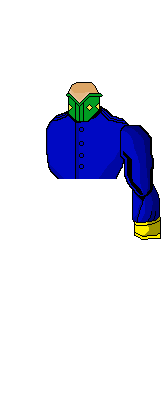
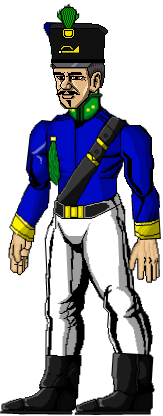
Before/after of a w=163, h=416 layered artwork. What changed in the layer stack:
added layer "face" above "Antebraço" over [49, 7, 108, 109]
renamed "Pintar camada 1" to "Antebraço", hid it over [132, 181, 161, 240]
removed layer "Pintar camada 4" over [66, 82, 103, 122]
renamed "Pintar camada 3" to "corpo", hid it over [46, 106, 130, 179]
showed "Plano de fundo" over [0, 3, 161, 415]
